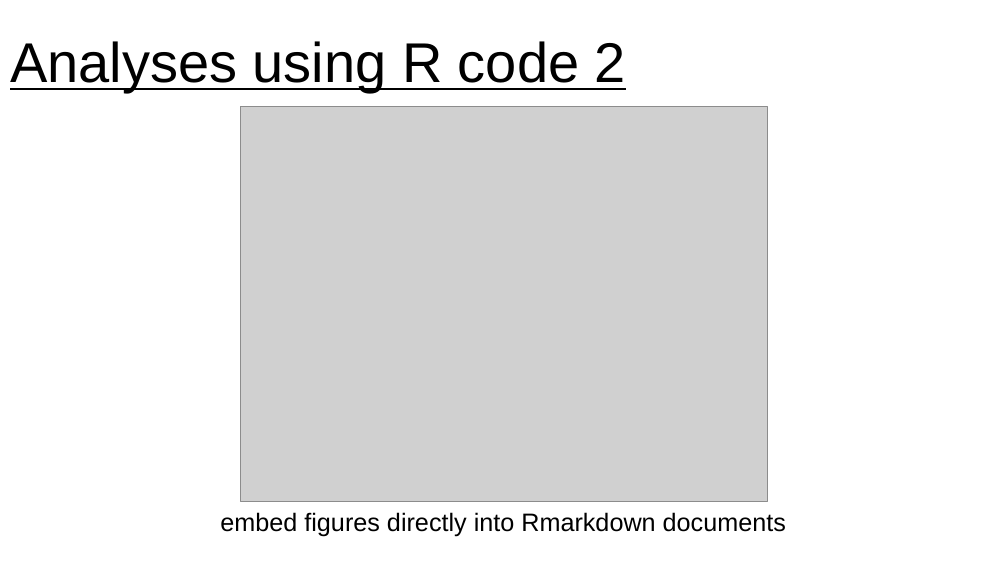
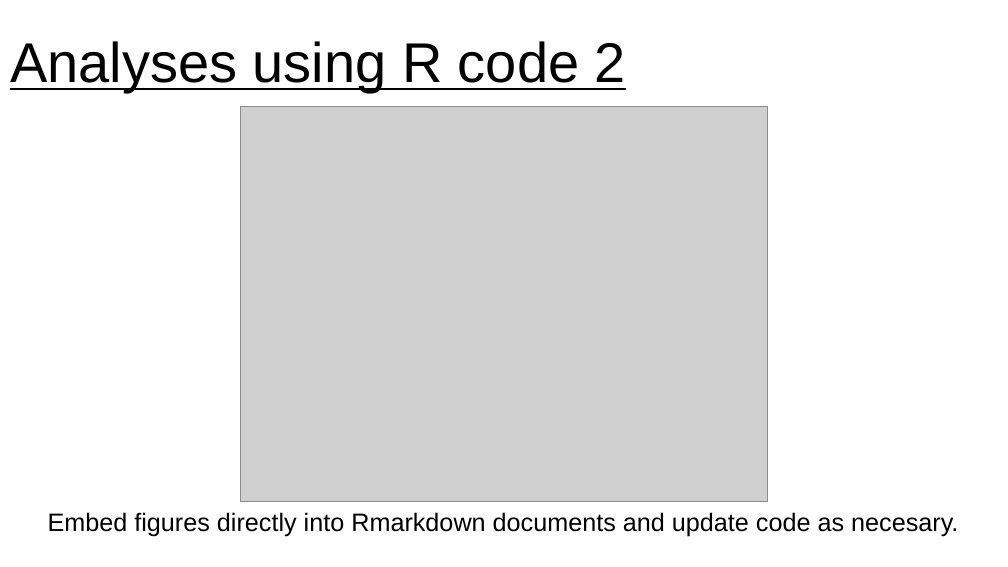
Before and after one commit to jennahamlin/GiGte, a slide deck: slide 10 of GiGte.pptx. Drawn at 1008x567 pixels with LibreOffice and Linux fonts; fonts in the diff are those of the drawing; grey boxes stand for pictures. Boxes give left, top, right and bottom in pixels: in the first picture for what was removed or moved away, otherwise in the second. Text is boxed around its words. In the diff, an @@ line names an element or a change of style, - is before the commit and + after.

```diff
--- a/GiGte.pptx
+++ b/GiGte.pptx
@@ text at [48,512,958,537]: text changed @@
-embed figures directly into Rmarkdown documents
+Embed figures directly into Rmarkdown documents and update code as necesary.
```
Also in this commit, not shown: 10 other slides changed, 4 slides added, 1 other file.
